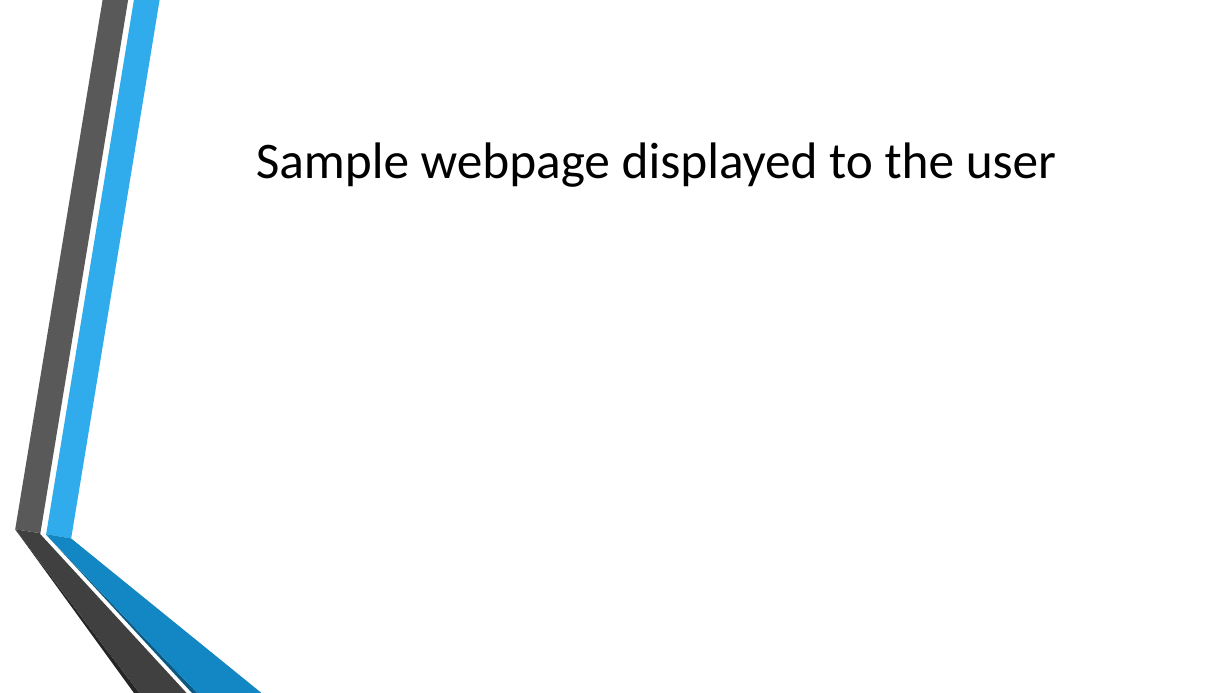
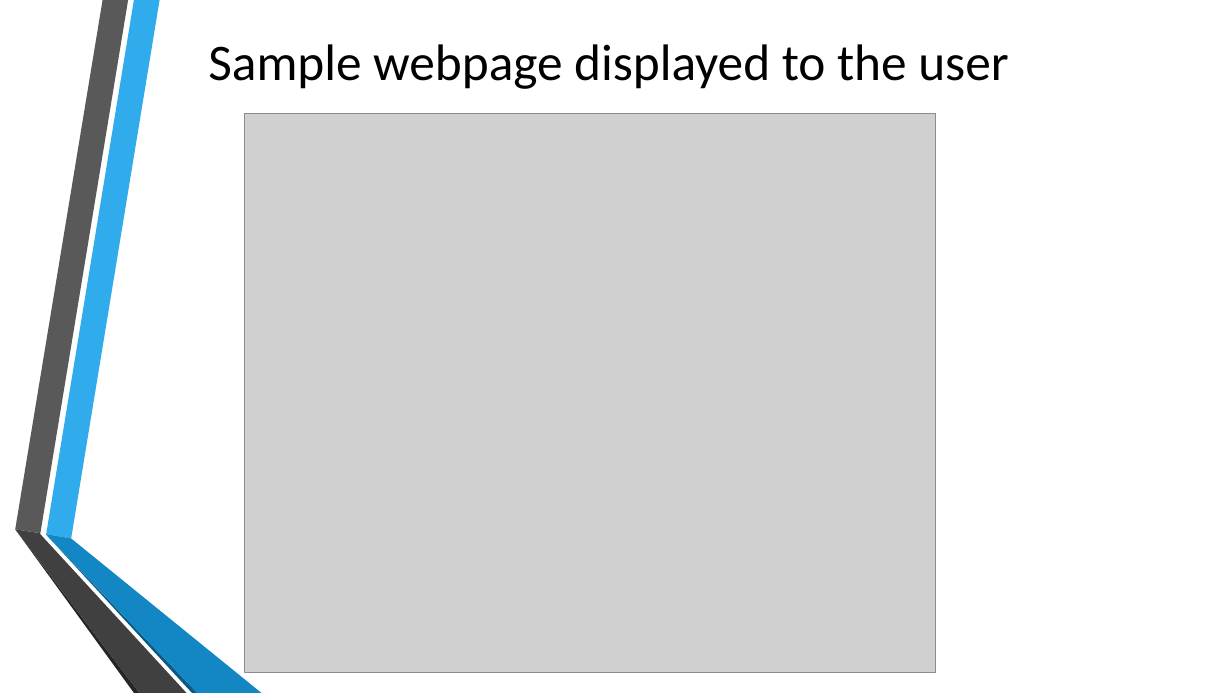
Before and after one commit to adithyarganesh/Quick-Basket, a slide deck: slide 16 of Reports/QB-Finalfinal final [Autosaved].pptx (slide 17 before the commit). Drawn at 1232x693 pixels with LibreOffice and Linux fonts; fonts in the diff are those of the drawing; grey boxes stand for pictures; background and template pictures are left out. Boxes give left, top, right and bottom in pixels: in the first picture for what was removed or moved away, otherwise in the second. Text is boxed around its words. In the diff, an @@ line names an element or a change of style, - is before the commit and + after.

```diff
--- a/Reports/QB-Finalfinal final [Autosaved].pptx
+++ b/Reports/QB-Finalfinal final [Autosaved].pptx
@@ title "Sample webpage displayed to the ...": place and size @@
-title "Sample webpage displayed to the ..." at box(256, 142, 1056, 187)
+title "Sample webpage displayed to the ..." at box(208, 44, 1008, 89)
@@ picture added at box(245, 113, 936, 672) @@
```
Also in this commit, not shown: 9 other slides changed, 4 slides added, 3 slides removed, 7 other files.
